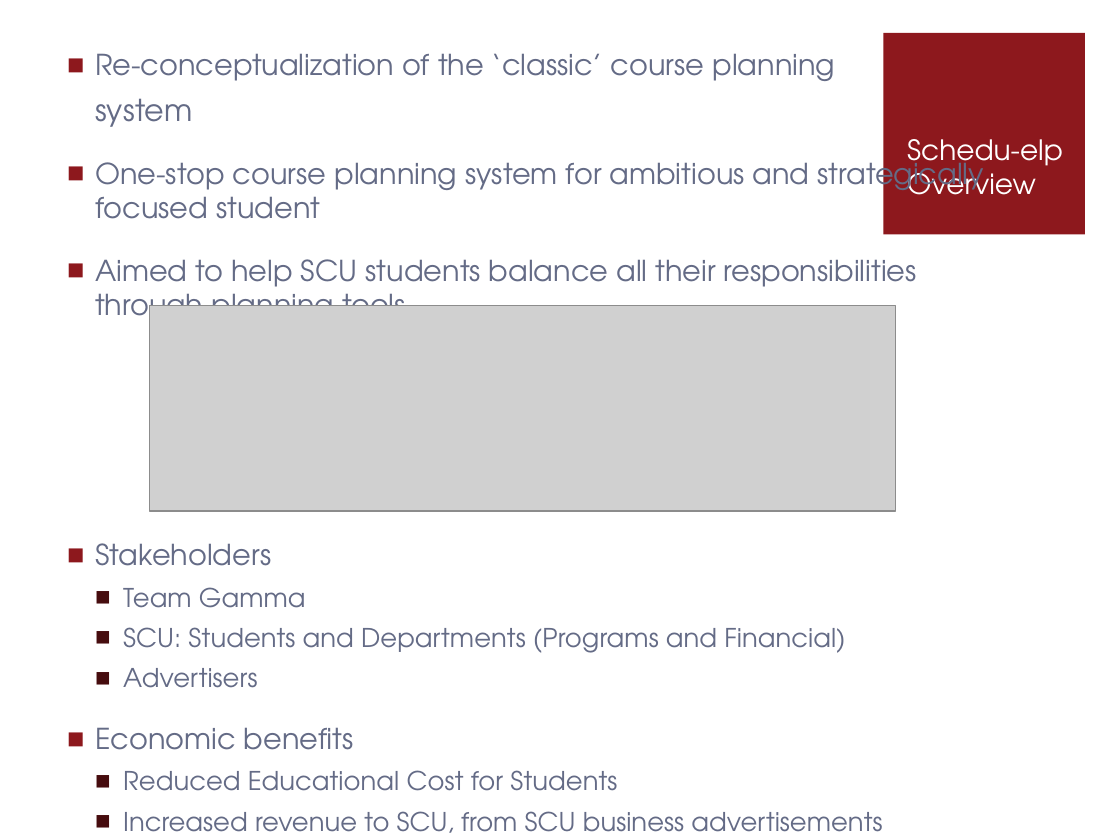
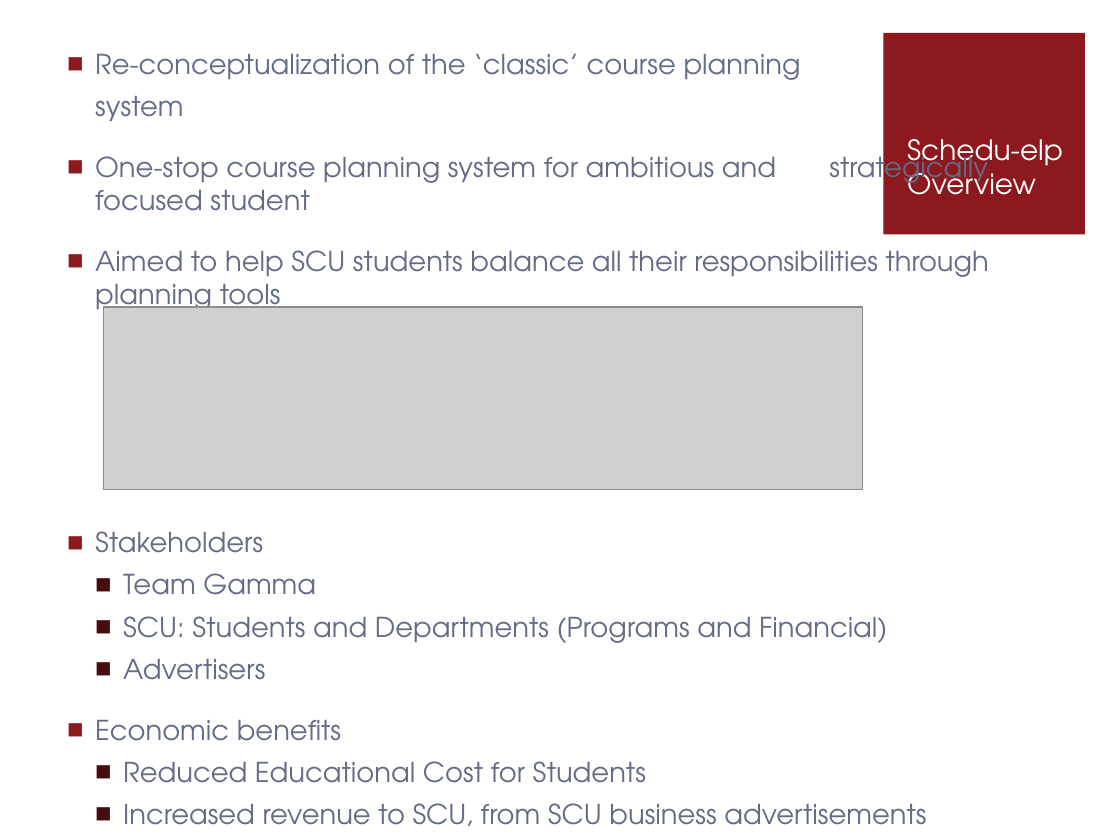
Before and after one commit to pganesan/schedu-elp, a slide deck: slide 3 of docs/Presentation_TeamGamma.pptx (slide 4 before the commit). Drawn at 1120x840 pixels with LibreOffice and Linux fonts; fonts in the diff are those of the drawing; grey boxes stand for pictures. Boxes give left, top, right and bottom in pixels: in the first picture for what was removed or moved away, otherwise in the second. Text is boxed around its words. In the diff, an @@ line names an element or a change of style, - is before the commit and + after.

```diff
--- a/docs/Presentation_TeamGamma.pptx
+++ b/docs/Presentation_TeamGamma.pptx
@@ text "Re-conceptualization of the ‘classic’ course ..." at [95, 54, 989, 826]: size 18.5 to 17.6 pt in "Re-conceptualization of the ‘classic’ course planning", "One-stop course planning system for ambitious and ...", "Aimed to help SCU students balance all ...", "Stakeholders" and 1 more places; size 19.4 to 17.6 pt in "system"; size 16.6 to 17.6 pt in "Team Gamma", "SCU: Students and Departments (Programs and Financial)", "Advertisers", "Reduced Educational Cost for Students" and 1 more places @@
@@ picture: place and size @@
-picture at [149, 306, 896, 511]
+picture at [104, 307, 864, 489]
```
Also in this commit, not shown: 5 other slides changed, 1 slide removed, 2 other files.
